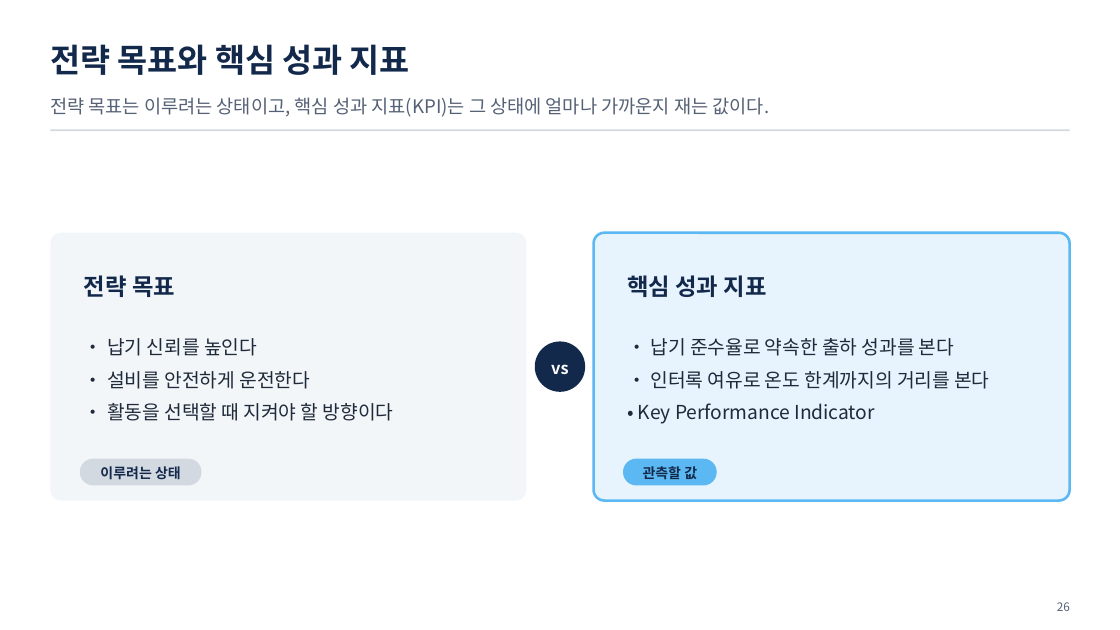
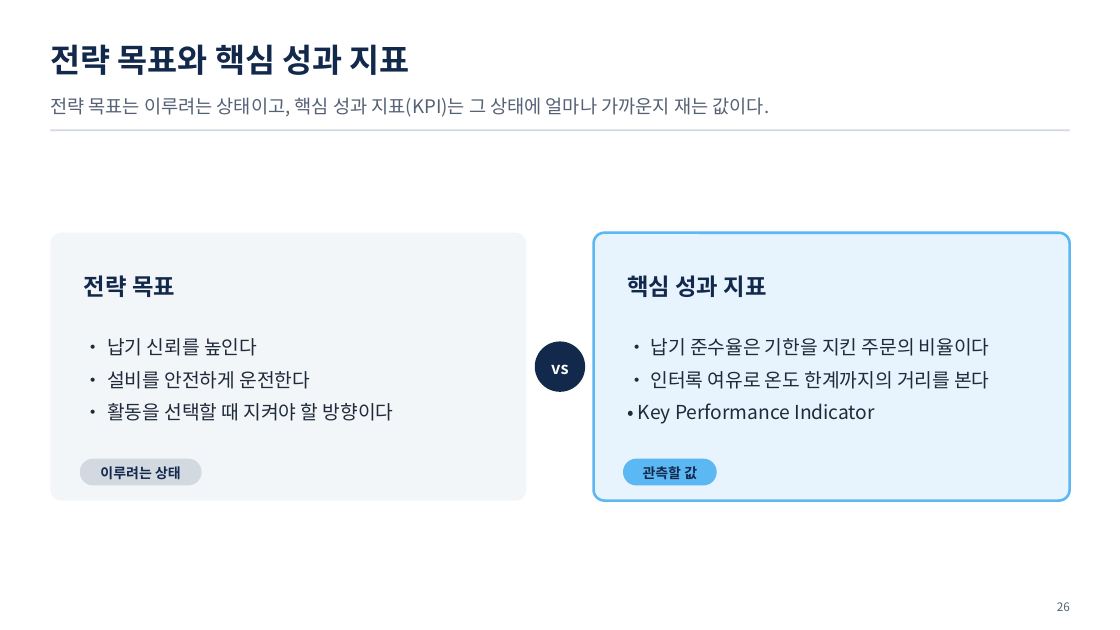
Before and after one commit to uengine-oss/hyd-iot-edu, a slide deck: slide 26 of workspace/강의제작/산출물/통합반/이론_오프라인/03회차/통합반_오프라인_03회차.pptx. Drawn at 1120x630 pixels with LibreOffice and Linux fonts; fonts in the diff are those of the drawing. Boxes give left, top, right and bottom in pixels: in the first picture for what was removed or moved away, otherwise in the second. Text is boxed around its words. In the diff, an @@ line names an element or a change of style, - is before the commit and + after.

Commit message:
통합반 3회차 현장 24~38장 성과 비교와 복습 화면과 발표자 노트를 교재 원본에 맞춘다

```diff
--- a/workspace/강의제작/산출물/통합반/이론_오프라인/03회차/통합반_오프라인_03회차.pptx
+++ b/workspace/강의제작/산출물/통합반/이론_오프라인/03회차/통합반_오프라인_03회차.pptx
@@ text at (651, 338, 990, 356): text changed @@
-• 납기 준수율로 약속한 출하 성과를 본다
+• 납기 준수율은 기한을 지킨 주문의 비율이다
```
Also in this commit, not shown: 13 other slides changed, 1 slide added, 9 other files.
